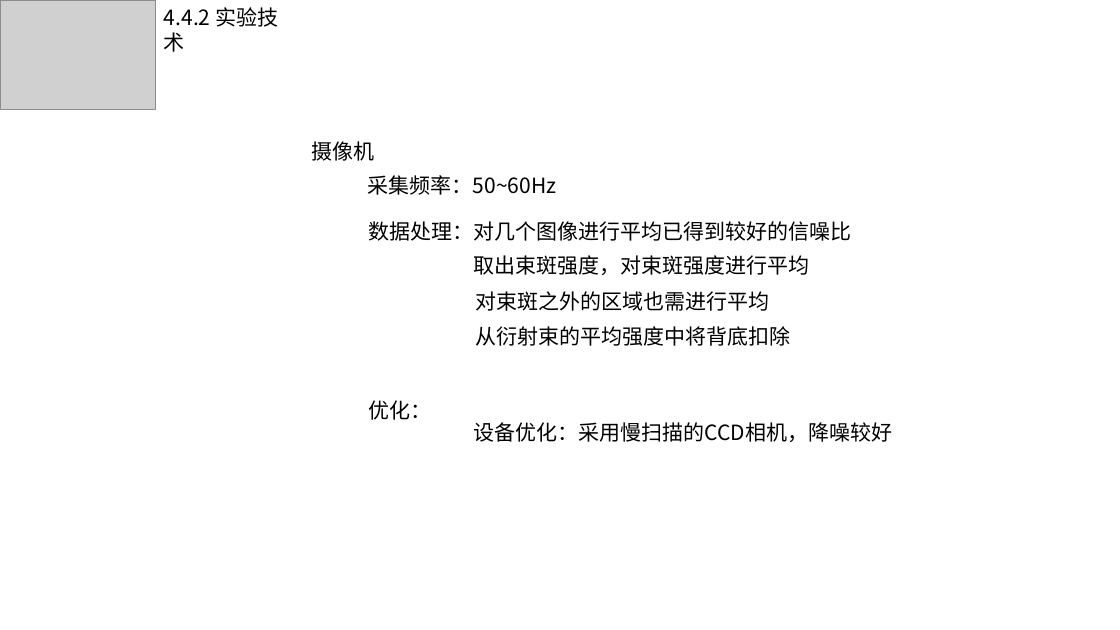
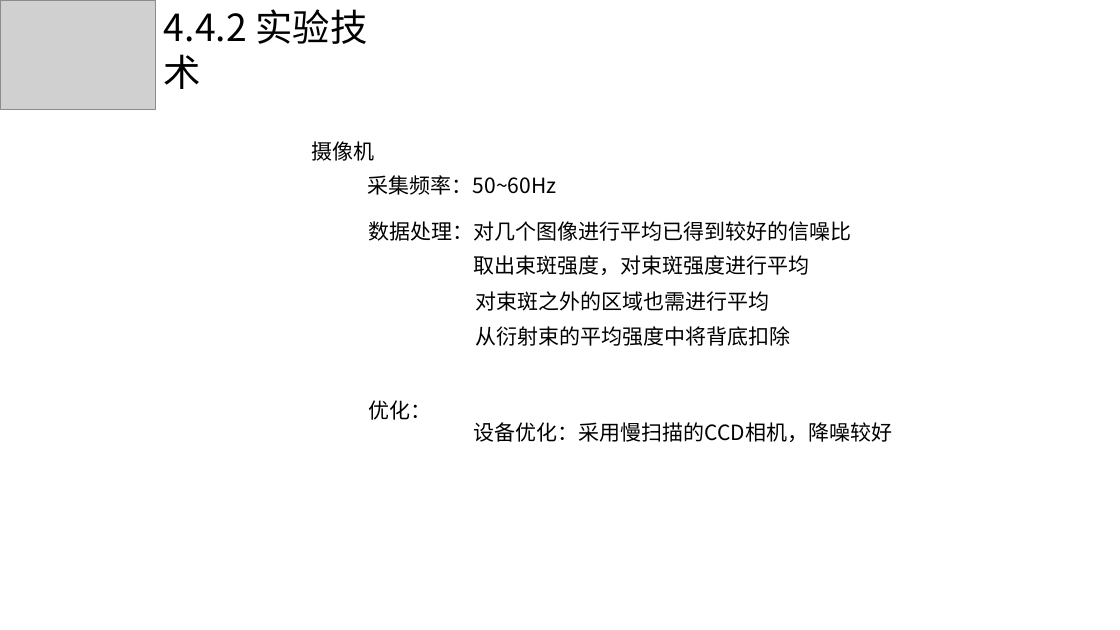
Before and after one commit to DreamBoatOve/gitTest, a slide deck: slide 42 of Lessons/材料的表面与界面/group_presentation/slices/第四小组_0529_16.pptx. Drawn at 1120x630 pixels with LibreOffice and Linux fonts; fonts in the diff are those of the drawing; grey boxes stand for pictures. Boxes give left, top, right and bottom in pixels: in the first picture for what was removed or moved away, otherwise in the second. Text is boxed around its words. In the diff, an @@ line names an element or a change of style, - is before the commit and + after.

```diff
--- a/Lessons/材料的表面与界面/group_presentation/slices/第四小组_0529_16.pptx
+++ b/Lessons/材料的表面与界面/group_presentation/slices/第四小组_0529_16.pptx
@@ text "4.4.2 实验技术" at (x1=164, y1=9, x2=367, y2=89): size 18 to 32 pt @@
```
Also in this commit, not shown: 23 other slides changed.
